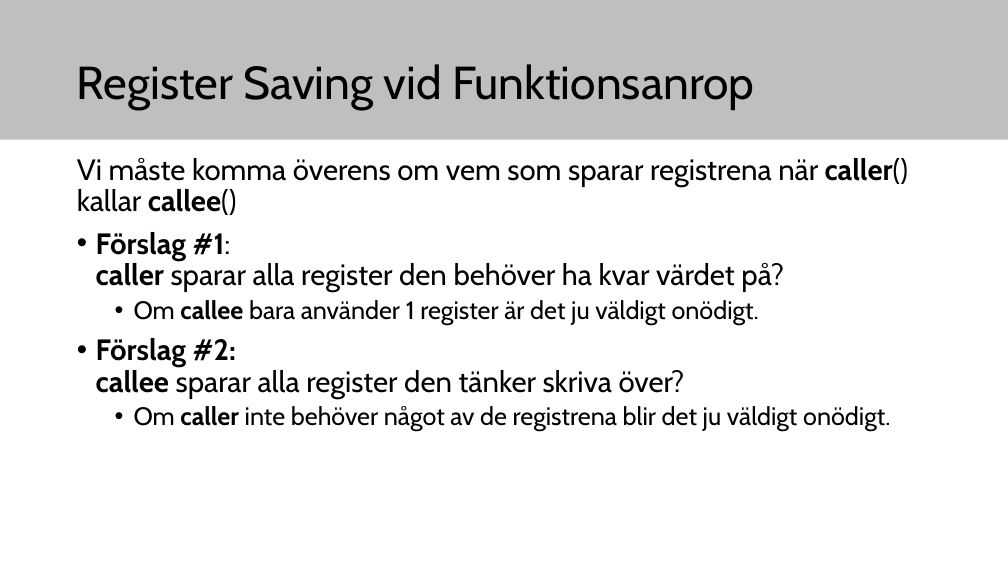
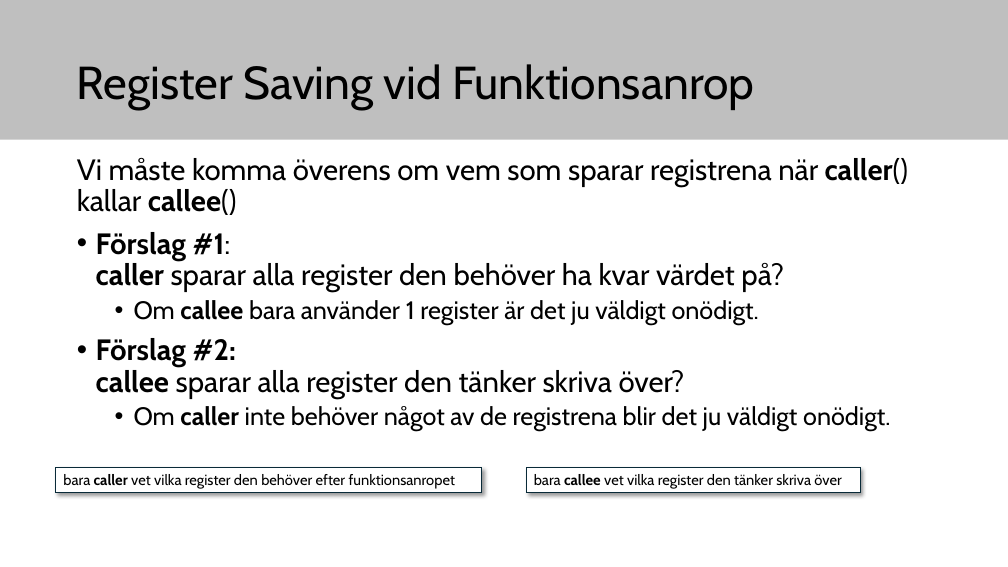
Before and after one commit to elias-at-chalmers/mop-lecture_notes-mirror, a slide deck: slide 12 of slides/lecture03-assembly2.pptx. Drawn at 1008x567 pixels with LibreOffice and Linux fonts; fonts in the diff are those of the drawing. Boxes give left, top, right and bottom in pixels: in the first picture for what was removed or moved away, otherwise in the second. Text is boxed around its words. In the diff, an @@ line names an element or a change of style, - is before the commit and + after.

```diff
--- a/slides/lecture03-assembly2.pptx
+++ b/slides/lecture03-assembly2.pptx
@@ rectangle added at [56, 467, 482, 493], fill #FFFFFF, outline #092A39 0.75 pt, 14 pt, text #000000 @@
+bara caller vet vilka register den behöver efter funktionsanropet
@@ rectangle added at [526, 467, 861, 493], fill #FFFFFF, outline #092A39 0.75 pt, 14 pt, text #000000 @@
+bara callee vet vilka register den tänker skriva över
```
Also in this commit, not shown: 6 other slides changed, 6 slides added, 4 slides removed, 8 other files.
